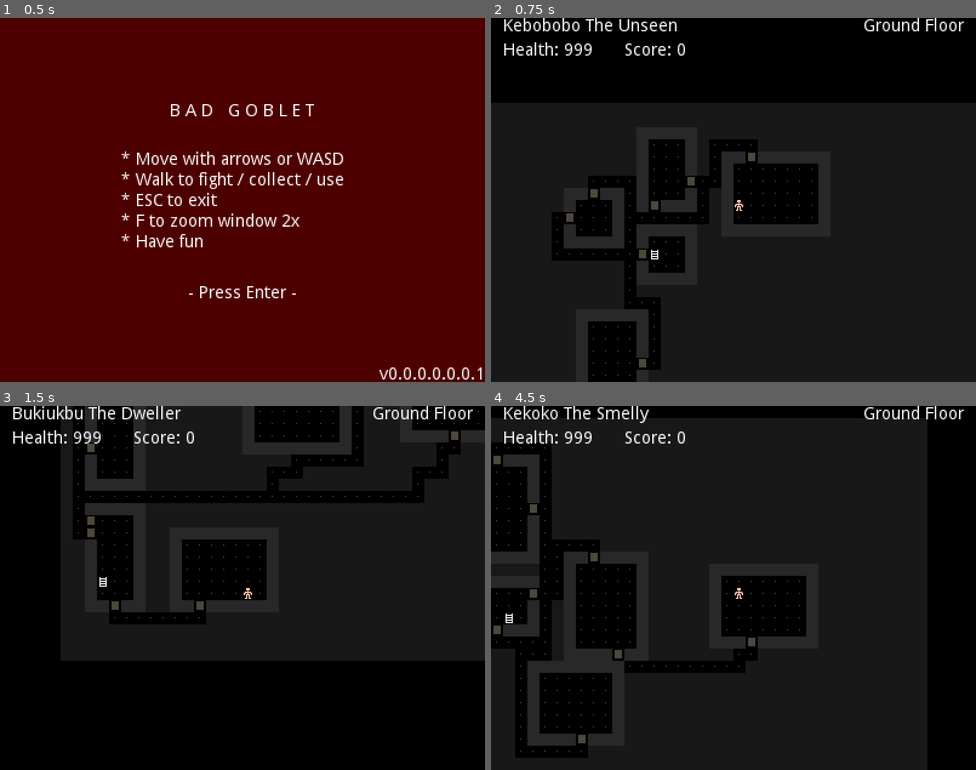
Above: before the commit, frames 1-4 (two rows, left to right).
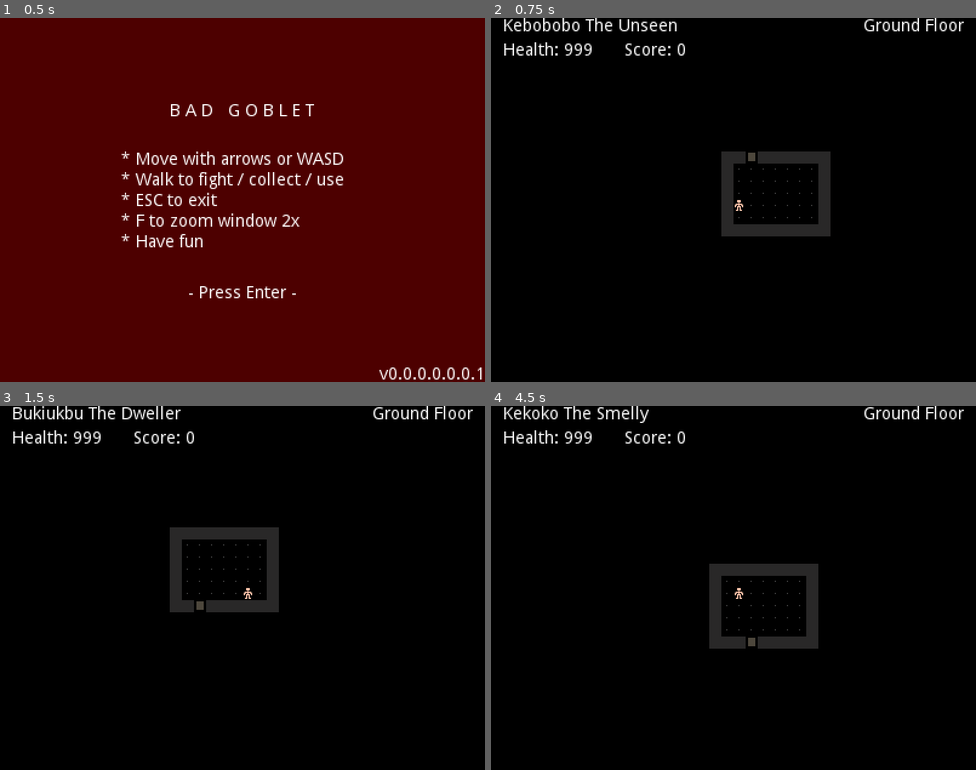
Above: after the commit, the same moments.

Repository: Boyquotes/godot-rl
Game: Godot game, scene res://Game.tscn
Same seed, same stepped clock (60 frames per second), same inputs: the game is played once before the commit and once after it.
Inputs:
- Up to frame 1 (0.5 s): no input
- Up to frame 2 (0.75 s): tap Enter (Start) at 0.5, 0.6 s; hold Right (Right) from 0.53 s (still down)
- Up to frame 3 (1.5 s): tap Enter (Start) at 1.25 s; release Right (Right) at 1.28 s; hold Down (Down) from 1.28 s (still down); tap F (Zoom) at 1.35 s
- Up to frame 4 (4.5 s): tap Enter (Start) at 2, 2.1, 2.75, 3.5, 3.6, 4.25 s; release Down (Down) at 2.03 s; hold Right (Right) 2.03-2.78 s; hold Up (Up) 2.78-3.53 s; tap F (Zoom) at 2.85, 4.35 s; hold Left (Left) from 3.53 s (still down)

Frame 1 is identical in both runs. In frame 2, 63% of the frame differs, in the area x 0-100%, y 23-100%; in frame 3, 44%; in frame 4, 68%, in the area x 0-90%, y 3-100%.

Commit message:
visibility fix

Diff:
--- a/Game.gd
+++ b/Game.gd
@@ -147,7 +147,7 @@
 				$CanvasLayer/Win.visible = true
 				game_state = "end"
 
-	update_visuals()
+	call_deferred("update_visuals")
 
 # function to generate and build level -----------------------------------------
 
@@ -167,7 +167,7 @@
 			map[x].append(Tile.Stone)
 			tile_map.set_cell(x, y, Tile.Stone)
 
-			# TODO: set everything to dark
+			# set everything to dark visibility
 			visibility_map.set_cell(x, y, VisTile.Dark)
 
 	# set region but keep one tile edge of stone
@@ -187,7 +187,7 @@
 	var player_x = start_room.position.x + 1 + randi() % int(start_room.size.x - 2)
 	var player_y = start_room.position.y + 1 + randi() % int(start_room.size.y - 2)
 	player_tile = Vector2(player_x, player_y)
-	update_visuals()
+	call_deferred("update_visuals")
 
 	# place end ladder
 
@@ -217,11 +217,14 @@
 
 	# test with radius around player
 
+	# timer fix
+	yield(get_tree(), "idle_frame")
+
 	var player_center = tile_to_pixel_center(player_tile.x, player_tile.y)
 	var space_state = get_world_2d().direct_space_state
 	for x in range(level_size.x):
 		for y in range(level_size.y):
-			if visibility_map.get_cell(x, y) == 0:
+			if visibility_map.get_cell(x, y) ==0:
 				var x_dir = 1 if x < player_tile.x else -1
 				var y_dir = 1 if y < player_tile.y else -1
 				var test_point = tile_to_pixel_center(x, y) + Vector2(x_dir, y_dir) * TILE_SIZE / 2
--- a/Game.tscn
+++ b/Game.tscn
@@ -6,6 +6,15 @@
 [ext_resource path="res://dark.png" type="Texture" id=4]
 [ext_resource path="res://sound/door1.wav" type="AudioStream" id=5]
 [ext_resource path="res://sound/ladder1.wav" type="AudioStream" id=6]
+
+[sub_resource type="ConvexPolygonShape2D" id=3]
+points = PoolVector2Array( 10, 10, 0, 10, 0, 0, 10, 0 )
+
+[sub_resource type="ConvexPolygonShape2D" id=4]
+points = PoolVector2Array( 10, 10, 0, 10, 0, 0, 10, 0 )
+
+[sub_resource type="ConvexPolygonShape2D" id=5]
+points = PoolVector2Array( 10, 10, 0, 10, 0, 0, 10, 0 )
 
 [sub_resource type="TileSet" id=1]
 0/name = "player"
@@ -32,9 +41,16 @@
 1/navigation_offset = Vector2( 0, 0 )
 1/shape_offset = Vector2( 0, 0 )
 1/shape_transform = Transform2D( 1, 0, 0, 1, 0, 0 )
+1/shape = SubResource( 3 )
 1/shape_one_way = false
-1/shape_one_way_margin = 0.0
-1/shapes = [  ]
+1/shape_one_way_margin = 1.0
+1/shapes = [ {
+"autotile_coord": Vector2( 0, 0 ),
+"one_way": false,
+"one_way_margin": 1.0,
+"shape": SubResource( 3 ),
+"shape_transform": Transform2D( 1, 0, 0, 1, 0, 0 )
+} ]
 1/z_index = 0
 2/name = "floor"
 2/texture = ExtResource( 1 )
@@ -74,9 +90,16 @@
 4/navigation_offset = Vector2( 0, 0 )
 4/shape_offset = Vector2( 0, 0 )
 4/shape_transform = Transform2D( 1, 0, 0, 1, 0, 0 )
+4/shape = SubResource( 4 )
 4/shape_one_way = false
-4/shape_one_way_margin = 0.0
-4/shapes = [  ]
+4/shape_one_way_margin = 1.0
+4/shapes = [ {
+"autotile_coord": Vector2( 0, 0 ),
+"one_way": false,
+"one_way_margin": 1.0,
+"shape": SubResource( 4 ),
+"shape_transform": Transform2D( 1, 0, 0, 1, 0, 0 )
+} ]
 4/z_index = 0
 5/name = "door"
 5/texture = ExtResource( 1 )
@@ -88,9 +111,16 @@
 5/navigation_offset = Vector2( 0, 0 )
 5/shape_offset = Vector2( 0, 0 )
 5/shape_transform = Transform2D( 1, 0, 0, 1, 0, 0 )
+5/shape = SubResource( 5 )
 5/shape_one_way = false
-5/shape_one_way_margin = 0.0
-5/shapes = [  ]
+5/shape_one_way_margin = 1.0
+5/shapes = [ {
+"autotile_coord": Vector2( 0, 0 ),
+"one_way": false,
+"one_way_margin": 1.0,
+"shape": SubResource( 5 ),
+"shape_transform": Transform2D( 1, 0, 0, 1, 0, 0 )
+} ]
 5/z_index = 0
 
 [sub_resource type="TileSet" id=2]
Not shown: 1 places in Game.tscn that only renumber resources
